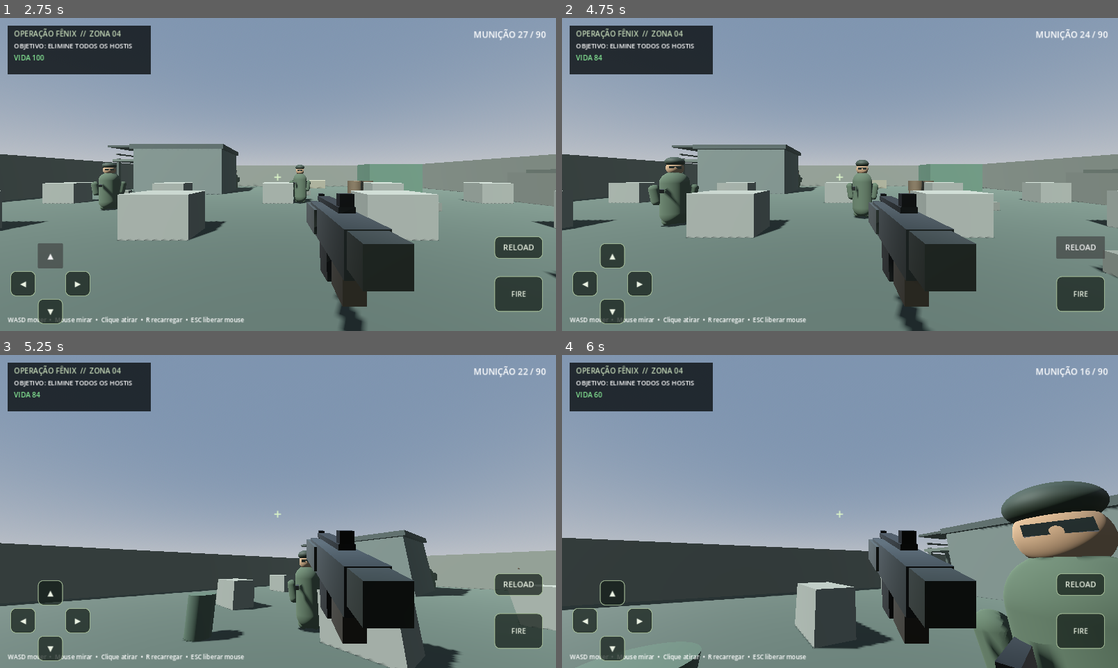
Above: before the commit, frames 1-4 (two rows, left to right).
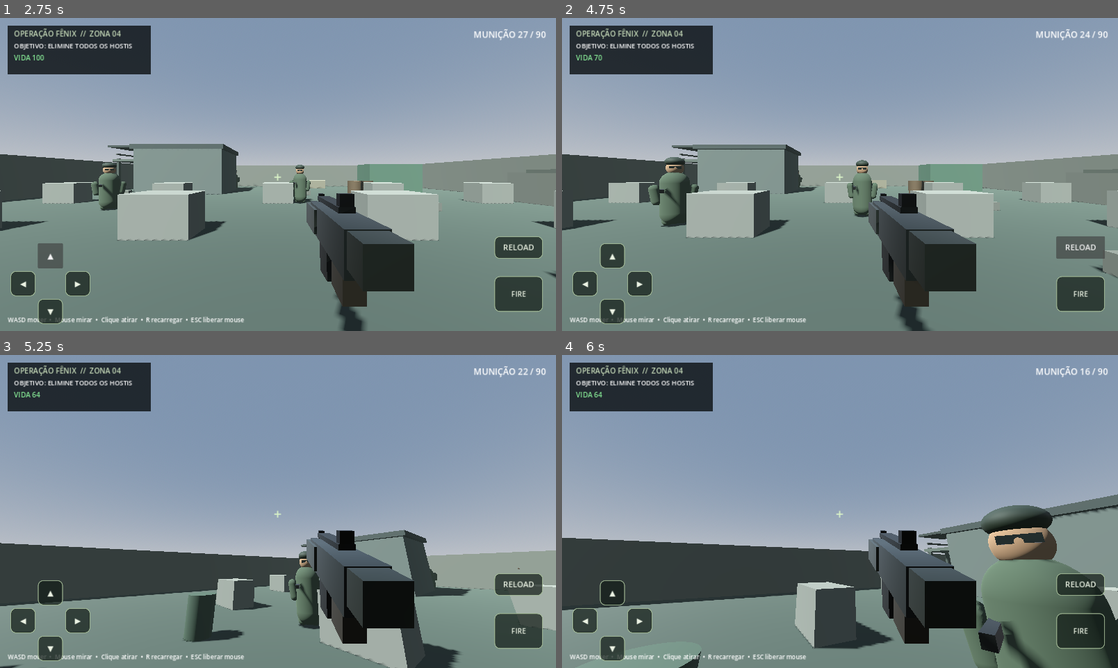
Above: after the commit, the same moments.

Repository: celiocasttro/testecompilarjogo
Game: Godot game, scene res://scenes/main.tscn
The game is run twice, just before and just after one commit, with the same random seed, the same clock (stepped at 60 frames per second) and the same inputs.
Inputs (mouse positions are in pixels of both pictures, inside the frame that each line leads up to):
- Up to frame 1 (2.75 s): click "◀" at 0.5 s; click "▶" at 1.25 s; click "▲" at 2 s
- Up to frame 2 (4.75 s): click "▼" at 2.75 s; click "FIRE" at 3.5 s; click "RELOAD" at 4.25 s
- Up to frame 3 (5.25 s): tap Enter at 5 s; move the mouse to (305, 511) at 5.02 s; press the mouse at (305, 511) at 5.03 s; hold W (move_forward) from 5.03 s (still down)
- Up to frame 4 (6 s): keep holding W (move_forward); move the mouse to (812, 511) at 5.77 s; release the mouse at (812, 511) at 5.78 s; click (812, 511) at 5.85 s

Frame 1 is identical in both runs. In frame 2, 0.1% of the frame differs, in the area x 5-57%, y 11-65%; in frame 3, 0.2%; in frame 4, 8.4%, in the area x 6-100%, y 11-100%.

Commit message:
Add line-of-sight enemy rifle fire and muzzle flashes

Diff:
--- a/fps-game/scripts/enemy.gd
+++ b/fps-game/scripts/enemy.gd
@@ -9,6 +9,7 @@
 var target: Node3D
 var body_mesh: MeshInstance3D
 var health_bar: MeshInstance3D
+var muzzle_light: OmniLight3D
 var alive := true
 var home_position := Vector3.ZERO
 
@@ -115,6 +116,13 @@
 	rifle_mat.roughness = 0.48
 	rifle.material_override = rifle_mat
 	add_child(rifle)
+	muzzle_light = OmniLight3D.new()
+	muzzle_light.light_color = Color(1.0, 0.42, 0.12)
+	muzzle_light.light_energy = 2.2
+	muzzle_light.omni_range = 2.0
+	muzzle_light.position = Vector3(0.28, 1.1, -0.72)
+	muzzle_light.visible = false
+	add_child(muzzle_light)
 
 func _physics_process(delta: float) -> void:
 	if not alive:
@@ -128,22 +136,45 @@
 	if distance < 17.0:
 		var flat_target := Vector3(target.global_position.x, global_position.y, target.global_position.z)
 		look_at(flat_target, Vector3.UP)
-		if distance > 5.0:
+		if distance > 7.0:
 			var dir := (flat_target - global_position).normalized()
 			velocity.x = dir.x * speed
 			velocity.z = dir.z * speed
 		else:
 			velocity.x = 0
 			velocity.z = 0
-			if attack_timer <= 0.0 and target.has_method("take_damage"):
-				target.take_damage(8)
-				attack_timer = 1.25
+			if attack_timer <= 0.0 and target.has_method("take_damage") and _has_line_of_sight():
+				attack_timer = 1.55
+				_fire_at_player()
 	else:
 		velocity.x = 0
 		velocity.z = 0
 	if not is_on_floor():
 		velocity.y -= 18.0 * delta
 	move_and_slide()
+
+func _has_line_of_sight() -> bool:
+	if target == null or not is_instance_valid(target):
+		return false
+	var origin := global_position + Vector3(0, 1.35, 0)
+	var destination := target.global_position + Vector3(0, 1.25, 0)
+	var query := PhysicsRayQueryParameters3D.create(origin, destination)
+	query.exclude = [self]
+	var result := get_world_3d().direct_space_state.intersect_ray(query)
+	return result.is_empty() or result.get("collider") == target
+
+func _fire_at_player() -> void:
+	if target == null or not is_instance_valid(target):
+		return
+	muzzle_light.visible = true
+	var flash_timer := get_tree().create_timer(0.07)
+	flash_timer.timeout.connect(func():
+		if is_instance_valid(muzzle_light):
+			muzzle_light.visible = false
+	)
+	# Damage is applied only when the ray has a clear line of sight.
+	if _has_line_of_sight():
+		target.take_damage(6)
 
 func take_damage(amount: int) -> void:
 	if not alive:
